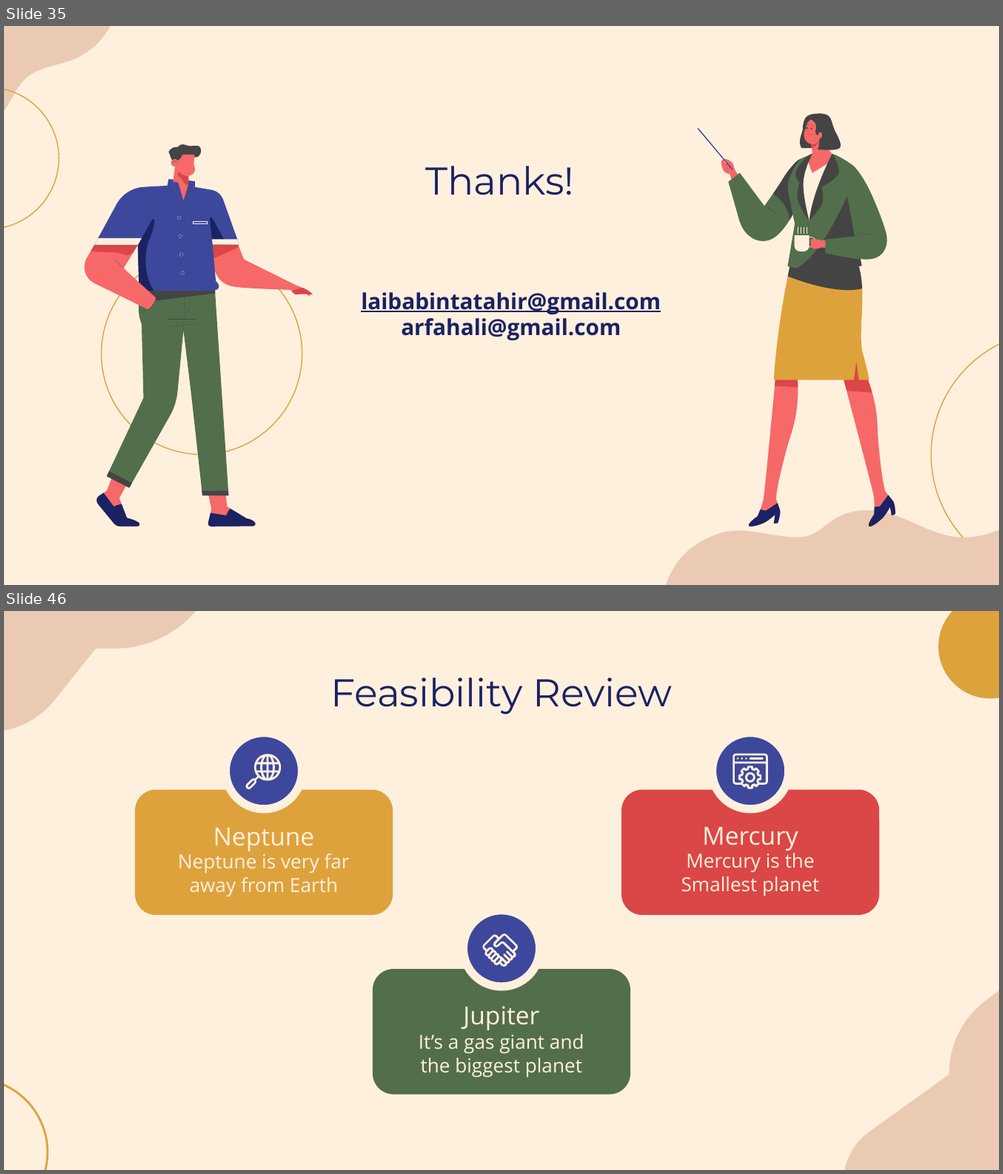
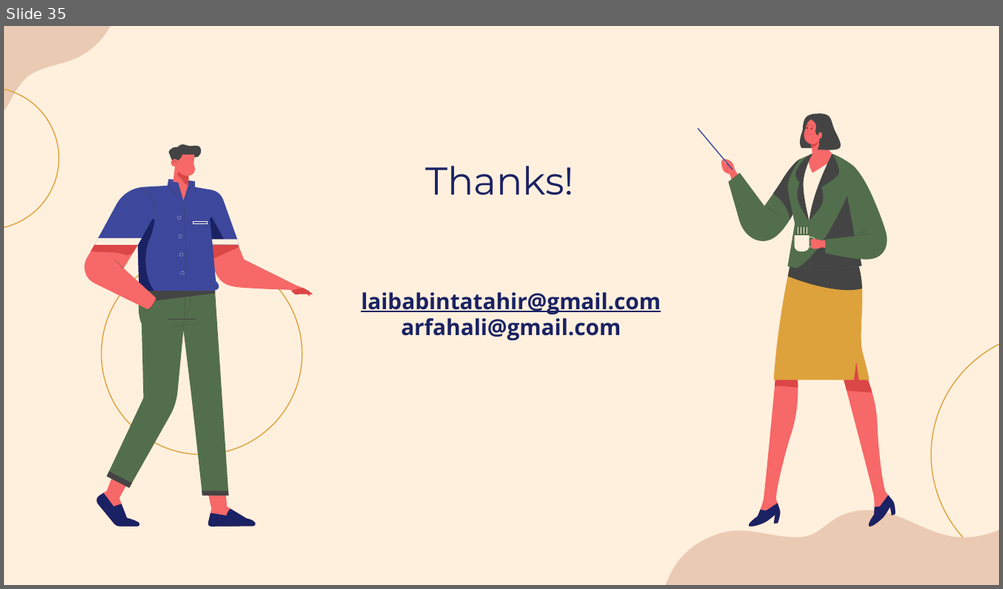
Before and after one commit to laibabintatahir/SRS-HMS, a slide deck: SRS_Presentation.pptx. Shown one above the other, each under a label of ours: slides 35 and 46 before the commit, slide 35 after it; the slides between them are not shown. The pictures are 1003x1174 and 1003x589 pixels, drawn with LibreOffice and Linux fonts; fonts in the diff are those of the drawing. Boxes give left, top, right and bottom in pixels: in the first picture for what was removed or moved away, otherwise in the second. Text is boxed around its words. In the diff, an @@ line names an element or a change of style, - is before the commit and + after.

```diff
--- a/SRS_Presentation.pptx
+++ b/SRS_Presentation.pptx
@@ slide 46 removed at <box>4,611,999,1170</box>, background #FFF0DE @@
@@ freeform shape removed at <box>4,611,205,732</box> @@
@@ freeform shape removed at <box>933,611,999,698</box> @@
@@ title removed at <box>330,678,672,715</box> @@
-Feasibility Review
@@ freeform shape removed at <box>226,733,302,810</box> @@
@@ freeform shape removed at <box>246,755,282,790</box> @@
@@ group removed at <box>712,733,788,810</box>: 7 freeform shapes @@
@@ rounded rectangle removed at <box>135,790,393,915</box> @@
@@ rounded rectangle removed at <box>622,790,879,915</box> @@
@@ text removed at <box>213,828,315,851</box> @@
-Neptune
@@ text removed at <box>702,827,797,851</box> @@
-Mercury
@@ text removed at <box>178,851,350,897</box> @@
-Neptune is very far away from Earth
@@ text removed at <box>681,850,819,897</box> @@
-Mercury is the
-Smallest planet
@@ freeform shape removed at <box>464,911,540,987</box> @@
@@ freeform shape removed at <box>482,934,518,967</box> @@
@@ rounded rectangle removed at <box>372,969,629,1094</box> @@
@@ freeform shape removed at <box>843,982,999,1170</box> @@
@@ text removed at <box>463,1006,539,1031</box> @@
-Jupiter
@@ text removed at <box>418,1034,584,1078</box> @@
-It’s a gas giant and the biggest planet
@@ freeform shape removed at <box>4,1079,47,1170</box> @@
```
Also in this commit, not shown: 20 other slides removed.
